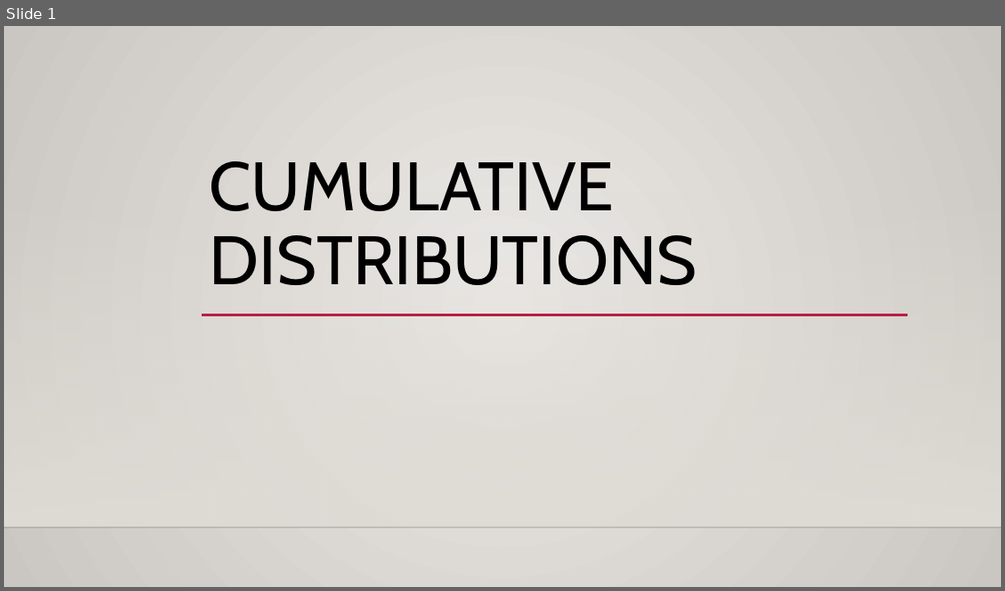
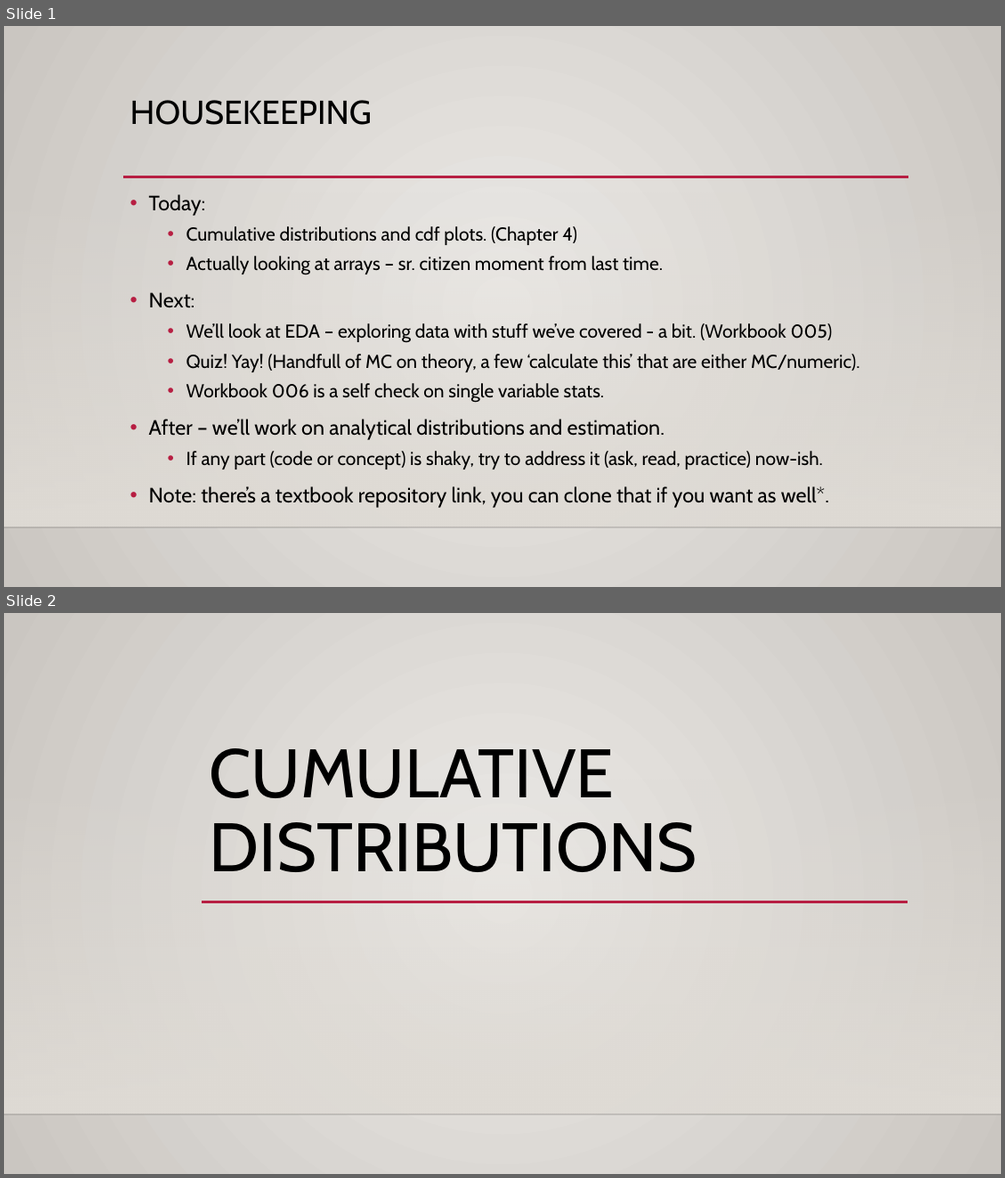
Before and after one commit to SedemSetor/Basic_Stats_in_Python_Student_Repository, a slide deck: reference_material/slides/004_Cumulative_Distributions.pptx. Shown one above the other, each under a label of ours: slide 1 before the commit, slides 1 and 2 after it. The pictures are 1005x591 and 1005x1178 pixels, drawn with LibreOffice and Linux fonts; fonts in the diff are those of the drawing; background and template pictures are left out. Boxes give left, top, right and bottom in pixels: in the first picture for what was removed or moved away, otherwise in the second. Text is boxed around its words. In the diff, an @@ line names an element or a change of style, - is before the commit and + after.

```diff
--- a/reference_material/slides/004_Cumulative_Distributions.pptx
+++ b/reference_material/slides/004_Cumulative_Distributions.pptx
@@ slide 1 added at <box>4,26,1001,587</box>, background gradient #ECEAE7 to #CAC7C1; not listed: 2 template elements that a slide beside it also shows @@
@@ title added at <box>130,100,372,125</box>, 32 pt, text #000000 @@
+HOUSEKEEPING
@@ line added from (123, 177) to (909, 177), #B71E42 2.5 pt @@
@@ text added at <box>149,194,860,507</box>, 18 pt, text #000000 @@
+• Today:
+  • Cumulative distributions and cdf plots. (Chapter 4)
+  • Actually looking at arrays – sr. citizen moment from last time.
+• Next:
+  • We’ll look at EDA – exploring data with stuff we’ve covered - a bit. (Workbook 005)
+  • Quiz! Yay! (Handfull of MC on theory, a few ‘calculate this’ that are either MC/numeric).
+  • Workbook 006 is a self check on single variable stats.
+• After – we’ll work on analytical distributions and estimation.
+  • If any part (code or concept) is shaky, try to address it (ask, read, practice) now-ish.
+• Note: there’s a textbook repository link, you can clone that if you want as well*.
@@ what was slide 1 is now slide 2 @@
```
Also in this commit, not shown: 2 slides changed, 2 other slides added, 1 slide removed, 6 other files.
